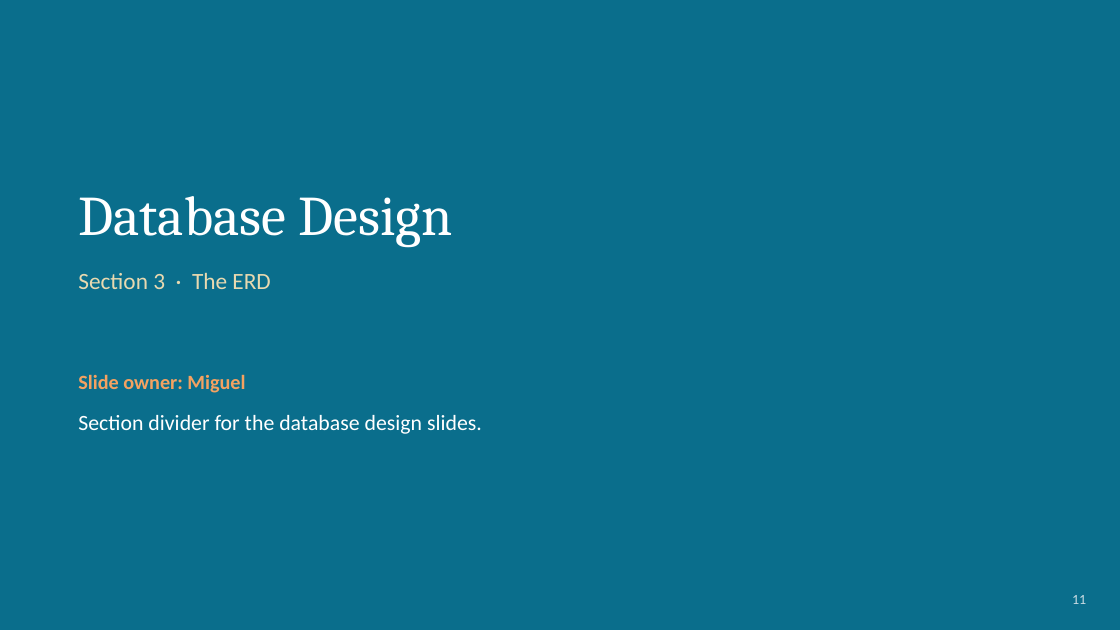
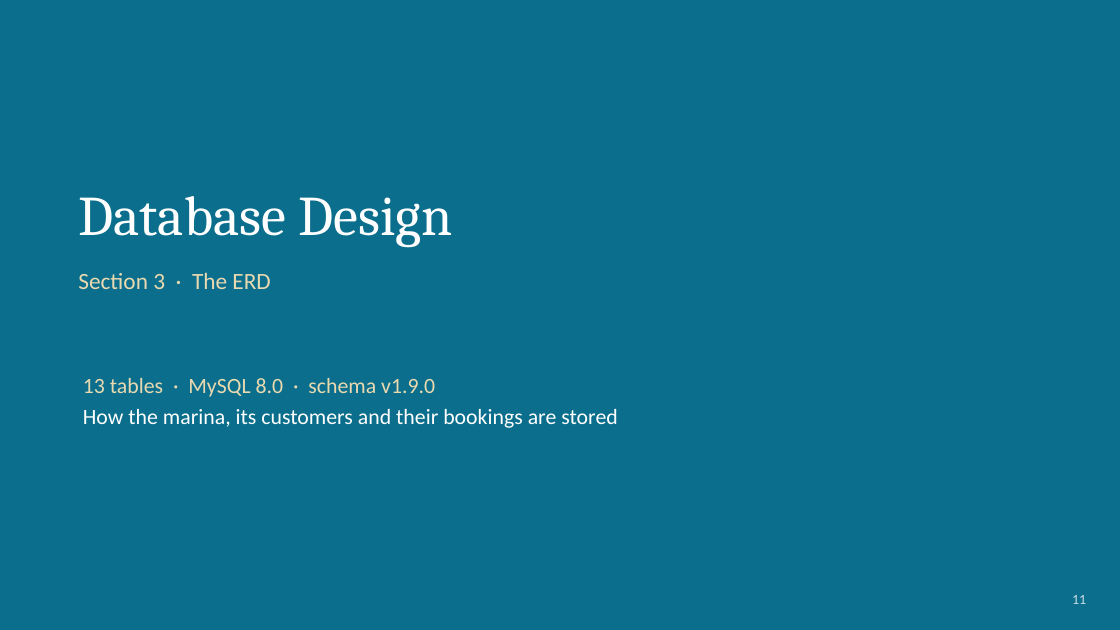
Before and after one commit to BobbyJoeCool/csd460-blueteam, a slide deck: slide 11 of Class_Information/Module-10/Presentation/QA-Presentation-Fernandez.pptx. Drawn at 1120x630 pixels with LibreOffice and Linux fonts; fonts in the diff are those of the drawing. Boxes give left, top, right and bottom in pixels: in the first picture for what was removed or moved away, otherwise in the second. Text is boxed around its words. In the diff, an @@ line names an element or a change of style, - is before the commit and + after.

```diff
--- a/Class_Information/Module-10/Presentation/QA-Presentation-Fernandez.pptx
+++ b/Class_Information/Module-10/Presentation/QA-Presentation-Fernandez.pptx
@@ text removed at bbox=[78, 374, 482, 434] @@
-Slide owner: Miguel
-Section divider for the database design slides.
@@ text added at bbox=[83, 378, 618, 428], 14 pt, text #FFFFFF @@
+13 tables · MySQL 8.0 · schema v1.9.0
+How the marina, its customers and their bookings are stored
```
Also in this commit, not shown: 1 other slide changed, 9 slides added, 9 slides removed.
